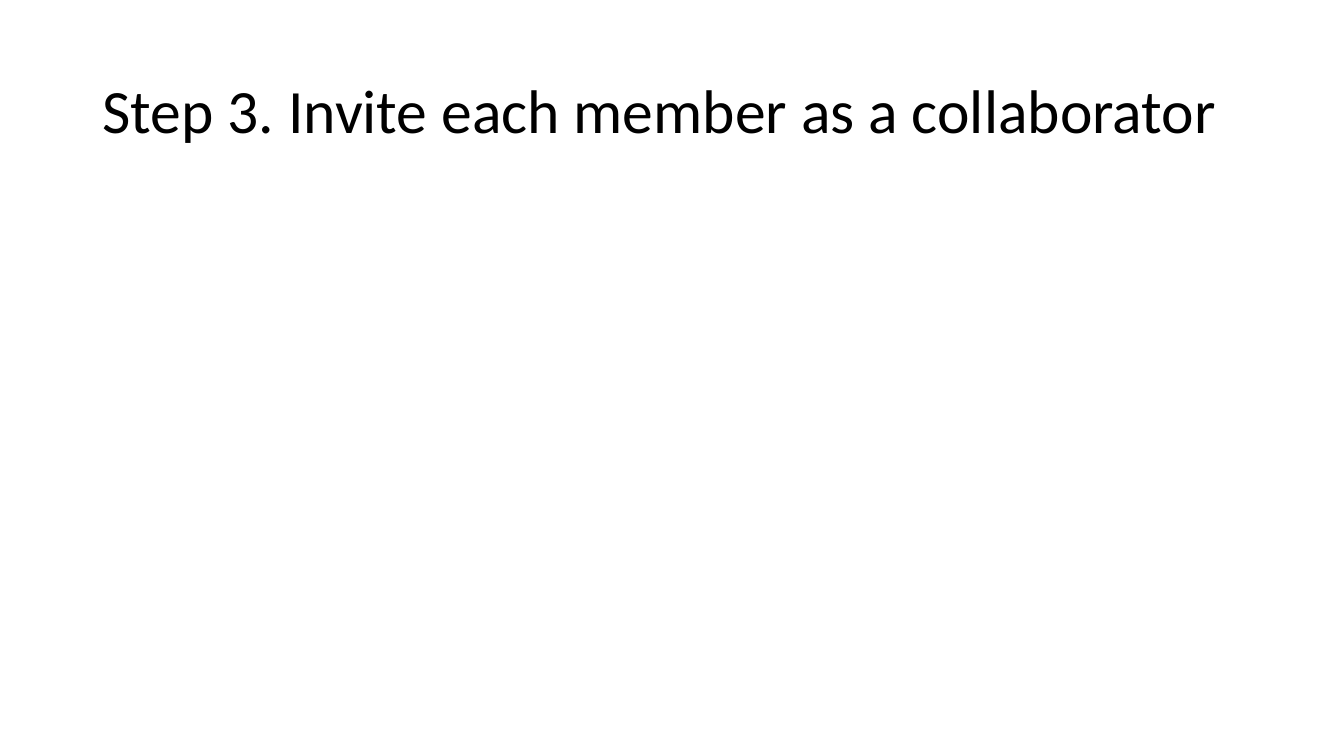
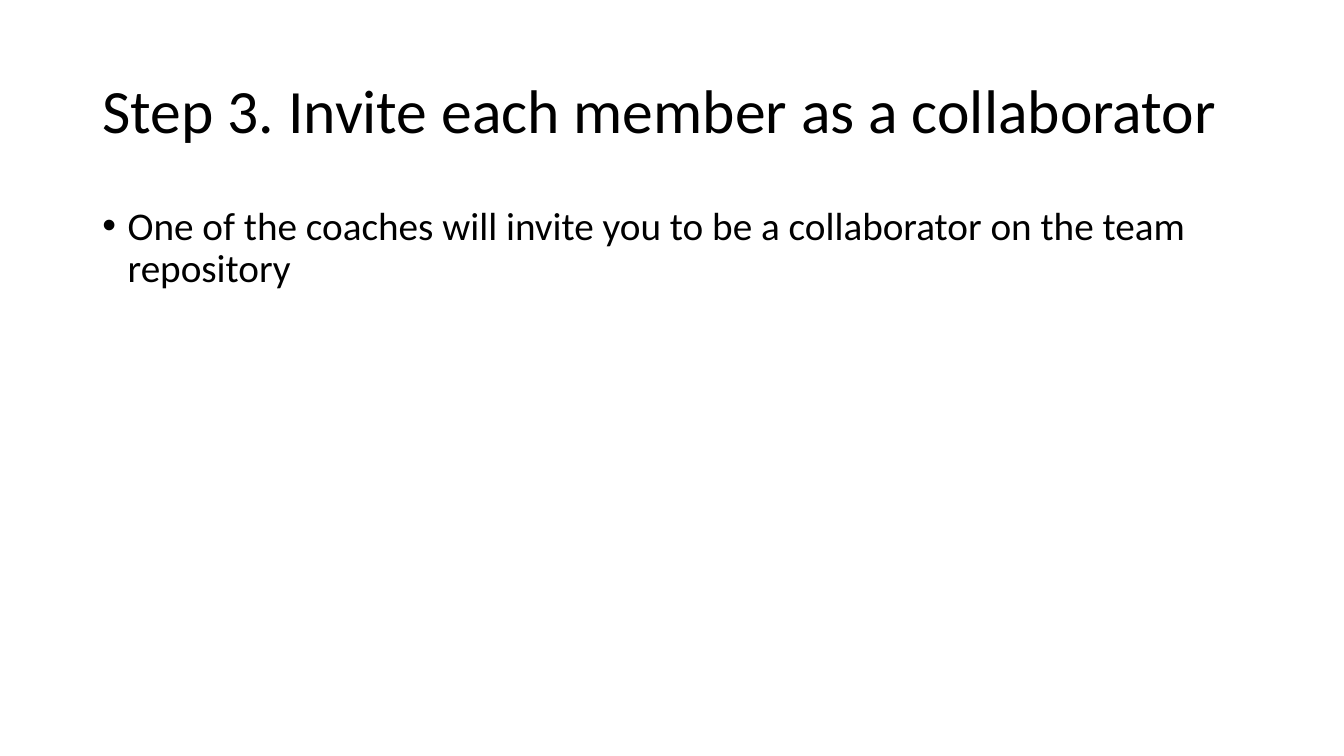
Before and after one commit to FLL-Team-24277/FLL-Fall-2023-Masterpiece, a slide deck: slide 4 of help/Laptop Setup.pptx. Drawn at 1344x756 pixels with LibreOffice and Linux fonts; fonts in the diff are those of the drawing. Boxes give left, top, right and bottom in pixels: in the first picture for what was removed or moved away, otherwise in the second. Text is boxed around its words. In the diff, an @@ line names an element or a change of style, - is before the commit and + after.

```diff
--- a/help/Laptop Setup.pptx
+++ b/help/Laptop Setup.pptx
@@ text added at box(128, 212, 1185, 289), 28 pt, text #000000 @@
+• One of the coaches will invite you to be a collaborator on the team repository
```
Also in this commit, not shown: 10 other slides changed, 5 slides added.
